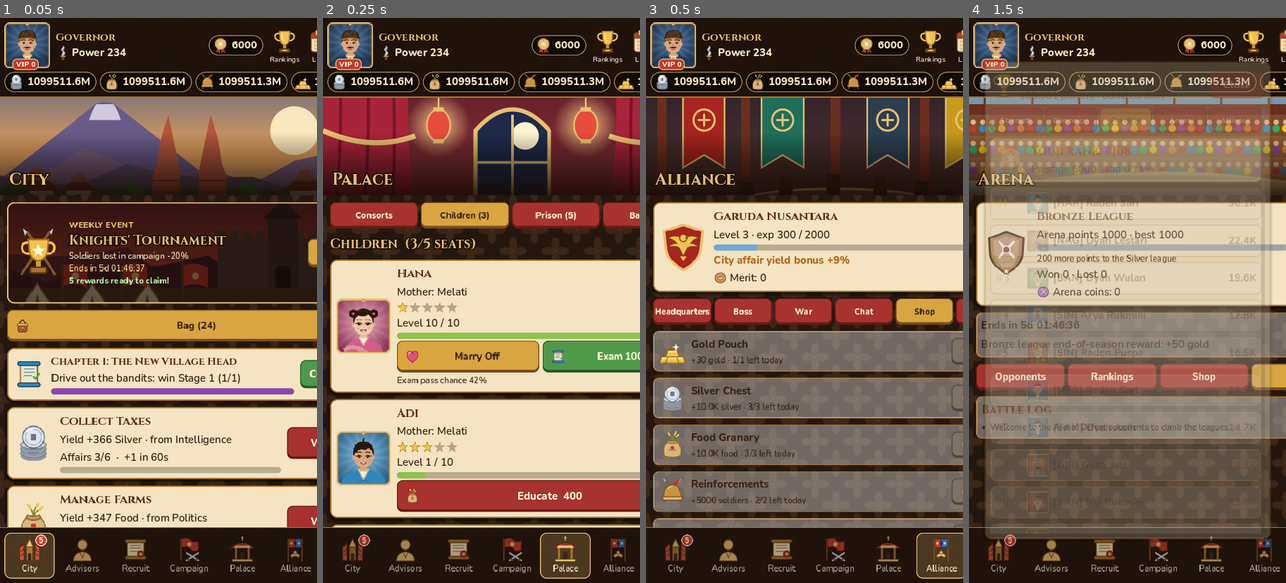
Above: before the commit, frames 1-4 (left to right).
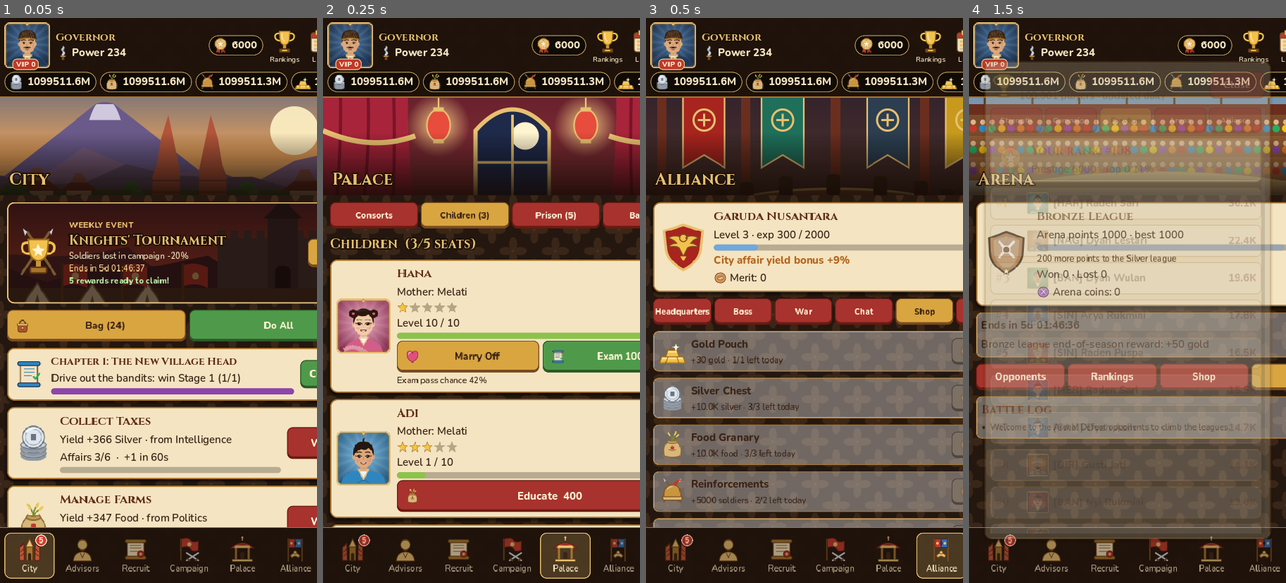
Above: after the commit, the same moments.

Repository: microaltech/tlg
Game: Godot game, scene res://tools/i18n_check.tscn
Two runs of this game, one before a commit and one after it. Both use one fixed random seed, a clock stepped at 60 frames per second and the inputs below. This scene is started directly instead of the project's main scene.
Inputs (mouse positions are in pixels of both pictures, inside the frame that each line leads up to):
- Up to frame 1 (0.05 s): no input
- Up to frame 2 (0.25 s): no input
- Up to frame 3 (0.5 s): no input
- Up to frame 4 (1.5 s): click (997, 46) at 0.52 s; click (1254, 46) at 1.27 s

The runs differ from the first frame. In frame 1, 2.5% of the frame differs, in the area x 27-100%, y 51-58%; in frame 2, nothing differs; in frame 3, nothing differs; in frame 4, nothing differs.

Commit message:
Tambah tombol Kerjakan Semua (terbuka sejak Camat)
Satu ketukan menghabiskan urusan kota, energi kunjungan, dan mendidik anak
yang siap; hasil sama seperti menekan tiap tombol.

Co-Authored-By: Claude Opus 5.5 <noreply@anthropic.com>
Claude-Session: https://claude.ai/code/session_015LtRdrVC8mEHi9d4fpU264

Diff:
--- a/scripts/core/game_model.gd
+++ b/scripts/core/game_model.gd
@@ -336,6 +336,57 @@
 	if grain_used > 0:
 		return _ok("+%d %s, -%d Pangan" % [amount, resource_name(kind), grain_used])
 	return _ok("+%d %s" % [amount, resource_name(kind)])
+
+
+## Jabatan minimal untuk tombol "Kerjakan Semua" (pemain baru belajar satu per satu dulu).
+const DO_ALL_RANK := 1
+
+
+func do_all_unlocked() -> bool:
+	return rank >= DO_ALL_RANK
+
+
+## Habiskan semua urusan kota, energi kunjungan (bergiliran ke tiap selir), dan
+## didik semua anak yang siap. Hasil sama dengan menekan tiap tombol satu per satu.
+func do_all(now: float) -> Dictionary:
+	if not do_all_unlocked():
+		return _fail("Kerjakan Semua terbuka setelah naik jabatan menjadi %s." % Data.RANKS[DO_ALL_RANK]["name"])
+	var gained := {"silver": 0, "grain": 0, "soldiers": 0}
+	# Pangan dulu agar prajurit baru bisa diberi makan.
+	for kind in ["silver", "grain", "soldiers"]:
+		var before: int = get(kind)
+		while do_affair(kind, now)["ok"]:
+			pass
+		gained[kind] = int(get(kind)) - before
+	var visits := 0
+	var births := 0
+	var ids := beauties.keys()
+	while not ids.is_empty():
+		var r := visit_beauty(ids[visits % ids.size()], now)
+		if not r["ok"]:
+			break
+		visits += 1
+		if r.get("born", false):
+			births += 1
+	var trained := 0
+	for i in children.size():
+		if train_child(i, now)["ok"]:
+			trained += 1
+	var parts := []
+	for kind in ["silver", "grain", "soldiers"]:
+		if gained[kind] != 0:
+			parts.append("%+d %s" % [gained[kind], resource_name(kind)])
+	if visits > 0:
+		parts.append("%d kunjungan" % visits)
+	if births > 0:
+		parts.append("%d anak lahir" % births)
+	if trained > 0:
+		parts.append("%d anak dididik" % trained)
+	if parts.is_empty():
+		return _fail("Belum ada yang bisa dikerjakan. Tunggu urusan dan energi terisi.")
+	var result := _ok("Semua dikerjakan: %s." % ", ".join(parts))
+	result["born"] = births > 0
+	return result
 
 
 static func resource_name(kind: String) -> String:
--- a/scripts/ui/main.gd
+++ b/scripts/ui/main.gd
@@ -2275,6 +2275,11 @@
 		return null, true, "bag", "GoldButton")
 	bag.size_flags_horizontal = Control.SIZE_EXPAND_FILL
 	bag.add_theme_font_size_override("font_size", 22)
+	if model.do_all_unlocked():
+		var all := _button(row, "Kerjakan Semua", func(): return model.do_all(Game.now()), true, "",
+			"GreenButton", false, "coin")
+		all.size_flags_horizontal = Control.SIZE_EXPAND_FILL
+		all.add_theme_font_size_override("font_size", 22)
 
 
 func _show_bag() -> void:
--- a/tests/run_tests.gd
+++ b/tests/run_tests.gd
@@ -26,7 +26,7 @@
 		"test_war_save_leave", "test_chat_send_reply", "test_chat_ambient_unread", "test_chat_save_leave",
 		"test_lb_rank", "test_lb_top", "test_lb_alliances_reward", "test_items_use", "test_items_sources",
 		"test_skills", "test_bonds", "test_prison", "test_exam_officials", "test_banquet",
-		"test_story", "test_away_report", "test_lord_name", "test_notification_plan", "test_soldiers_eat_grain", "test_pattern_translation",
+		"test_story", "test_away_report", "test_lord_name", "test_notification_plan", "test_soldiers_eat_grain", "test_pattern_translation", "test_do_all",
 	]:
 		call(t)
 	print("%d cek, %d gagal" % [_count, _failures])
@@ -1407,3 +1407,21 @@
 		na.sort()
 		nb.sort()
 		check(a == b and na == nb, "placeholder cocok: %s" % cols[0])
+
+
+func test_do_all() -> void:
+	var m := fresh()
+	var t := 1000.0
+	check(not m.do_all(t)["ok"], "Kerjakan Semua terkunci sebelum Camat")
+	m.rank = 1
+	m.sync(t)
+	m.grain = 100000
+	var silver := m.silver
+	var r := m.do_all(t)
+	check(r["ok"] and m.silver > silver, "Kerjakan Semua menjalankan urusan")
+	for key in ["silver", "grain", "soldiers", "visit"]:
+		check(m.charge_value(key, t) == 0, "charge %s habis" % key)
+	check("kunjungan" in r["msg"], "kunjungan ikut dikerjakan")
+	check(not m.do_all(t)["ok"], "tidak ada lagi yang bisa dikerjakan")
+	var hasil := m.do_all(t + 3600.0)
+	check(hasil["ok"], "bisa lagi setelah terisi")
Not shown, changed: translations/en.tsv
